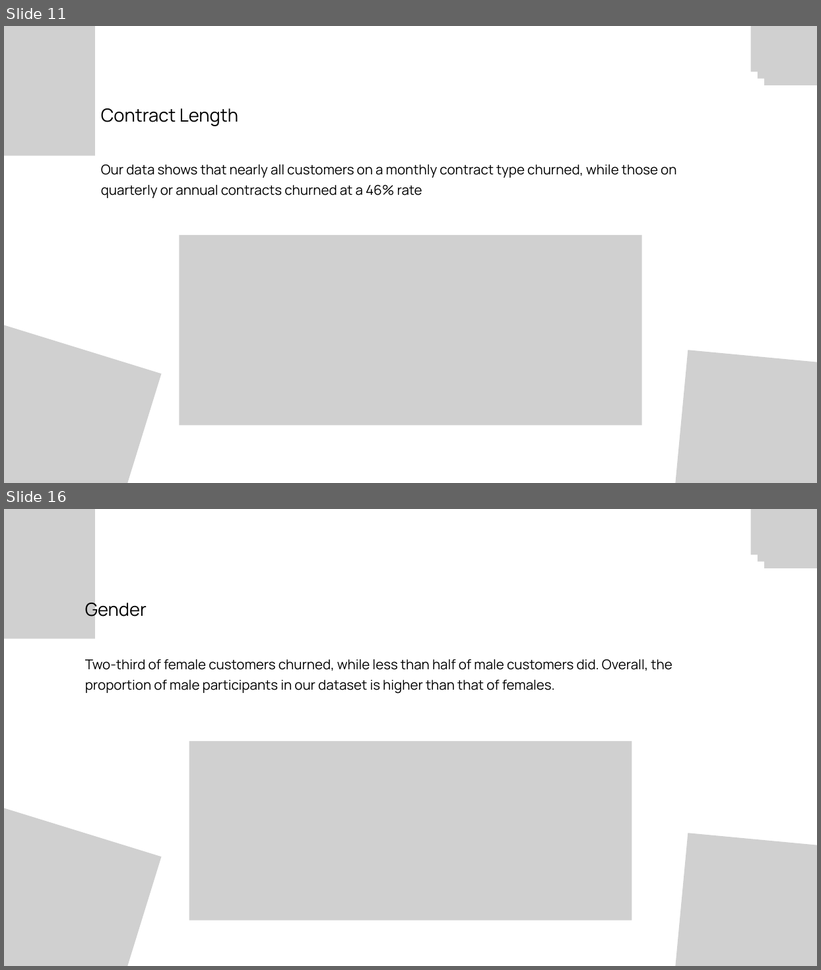
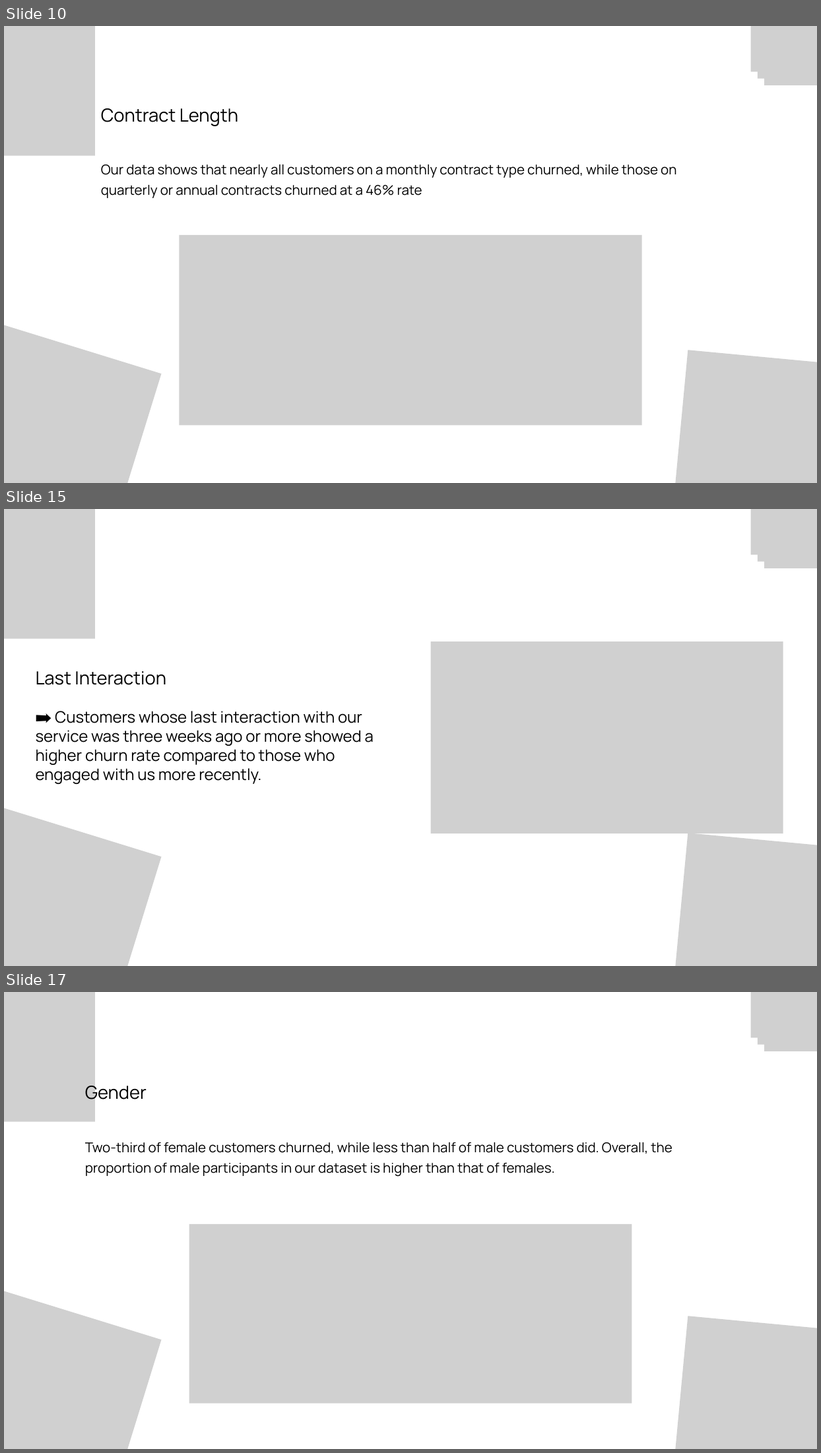
Before and after one commit to EngiEid/Customer_Churn_Dataset_Analysis, a slide deck: StayZen Customer Churn Presentation.pptx. Shown one above the other, each under a label of ours: slides 11 and 16 before the commit, slides 10, 15 and 17 after it; the slides between them are not shown. The pictures are 821x970 and 821x1453 pixels, drawn with LibreOffice and Linux fonts; fonts in the diff are those of the drawing; grey boxes stand for pictures. Boxes give left, top, right and bottom in pixels: in the first picture for what was removed or moved away, otherwise in the second. Text is boxed around its words. In the diff, an @@ line names an element or a change of style, - is before the commit and + after.

```diff
--- a/StayZen Customer Churn Presentation.pptx
+++ b/StayZen Customer Churn Presentation.pptx
@@ slide 15 added at (x1=4, y1=509, x2=817, y2=966), background #FFFFFF @@
@@ picture added at (x1=4, y1=509, x2=94, y2=639) @@
@@ picture added at (x1=751, y1=509, x2=817, y2=555) @@
@@ picture added at (x1=758, y1=509, x2=817, y2=561) @@
@@ picture added at (x1=764, y1=509, x2=817, y2=568) @@
@@ picture added at (x1=431, y1=642, x2=783, y2=834) @@
@@ text added at (x1=36, y1=671, x2=374, y2=784), 28 pt, text #000000 @@
+Last Interaction
+➡ Customers whose last interaction with our service was three weeks ago or more showed a higher churn rate compared to those who engaged with us more recently.
@@ picture added at (x1=4, y1=803, x2=161, y2=966) @@
@@ picture added at (x1=673, y1=833, x2=817, y2=966) @@
@@ what was slide 11 is now slide 10 @@
@@ what was slide 16 is now slide 17 @@
```
Also in this commit, not shown: 9 slides changed, 6 other slides added, 4 slides removed, 2 other files.
